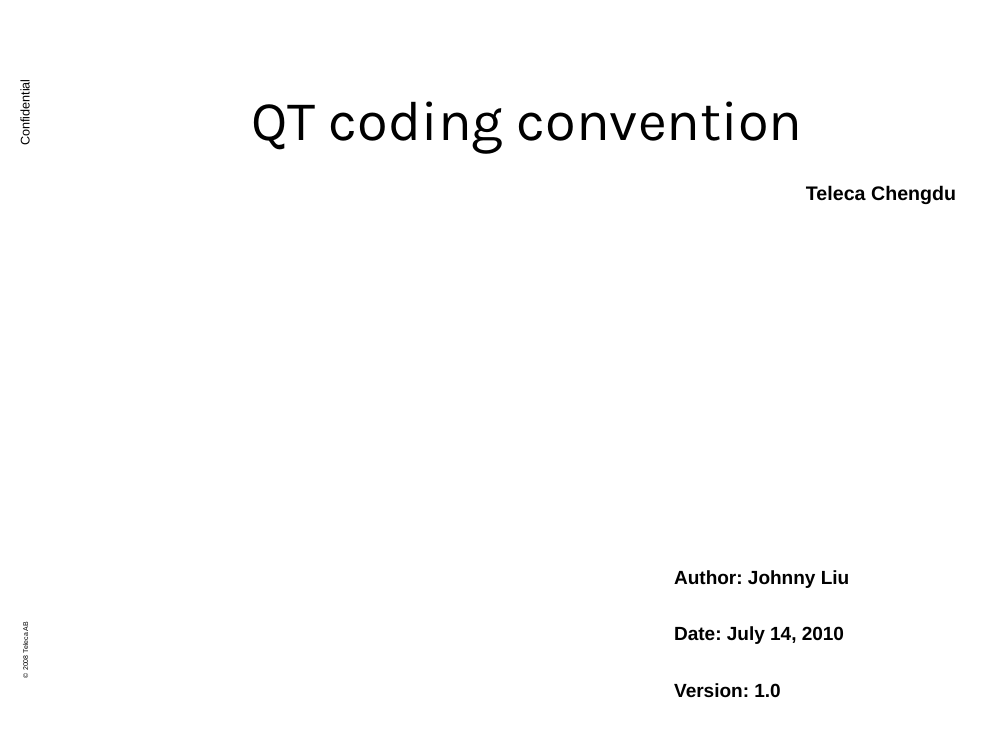
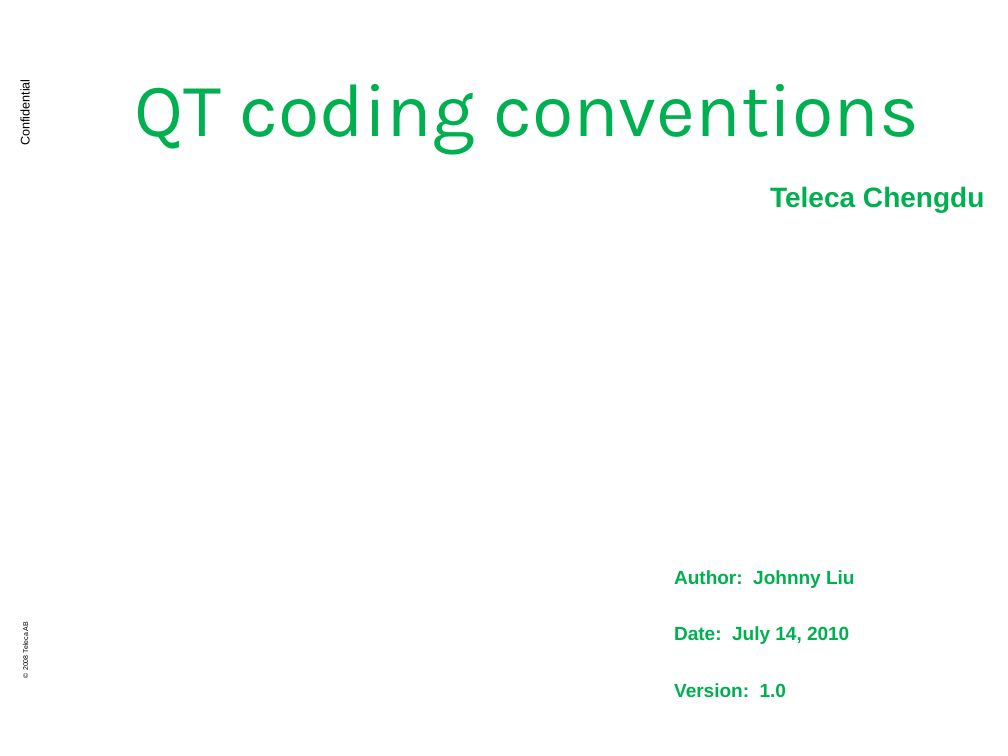
Before and after one commit to kref/mobileim, a slide deck: slide 1 of Personal_modle_file/Johnny_Liu/QT coding convention.ppt. Drawn at 1008x756 pixels with LibreOffice and Linux fonts; fonts in the diff are those of the drawing; background and template pictures are left out. Boxes give left, top, right and bottom in pixels: in the first picture for what was removed or moved away, otherwise in the second. Text is boxed around its words. In the diff, an @@ line names an element or a change of style, - is before the commit and + after.

```diff
--- a/Personal_modle_file/Johnny_Liu/QT coding convention.ppt
+++ b/Personal_modle_file/Johnny_Liu/QT coding convention.ppt
@@ title at box(134, 84, 919, 154): text changed; size 40 to 54 pt; text colour #000000 to #00B050 @@
-QT coding convention
+QT coding conventions
@@ text "Teleca Chengdu": place and size @@
-text "Teleca Chengdu" at box(806, 185, 956, 204)
+text "Teleca Chengdu" at box(770, 186, 984, 212)
@@ text "Teleca Chengdu" at box(770, 186, 984, 212): size 14 to 20 pt, text colour #000000 to #00B050 @@
@@ text "Author: Johnny Liu" at box(674, 570, 854, 698): text colour #000000 to #00B050 @@
```
Also in this commit, not shown: 32 other slides changed, 5 other files.
